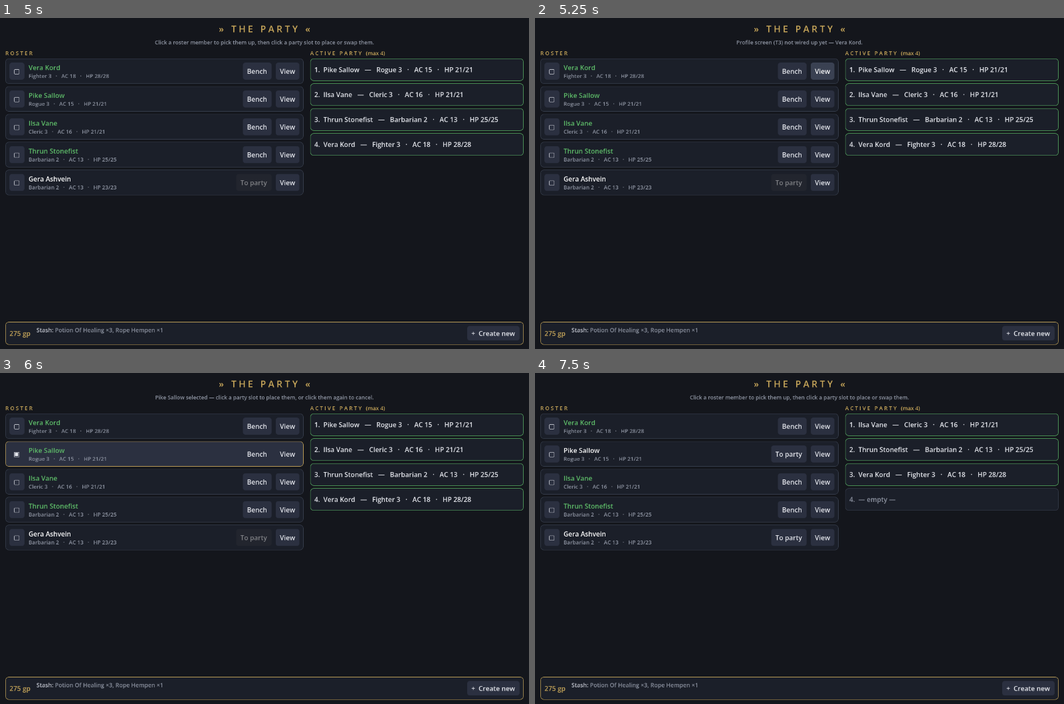
Above: before the commit, frames 1-4 (two rows, left to right).
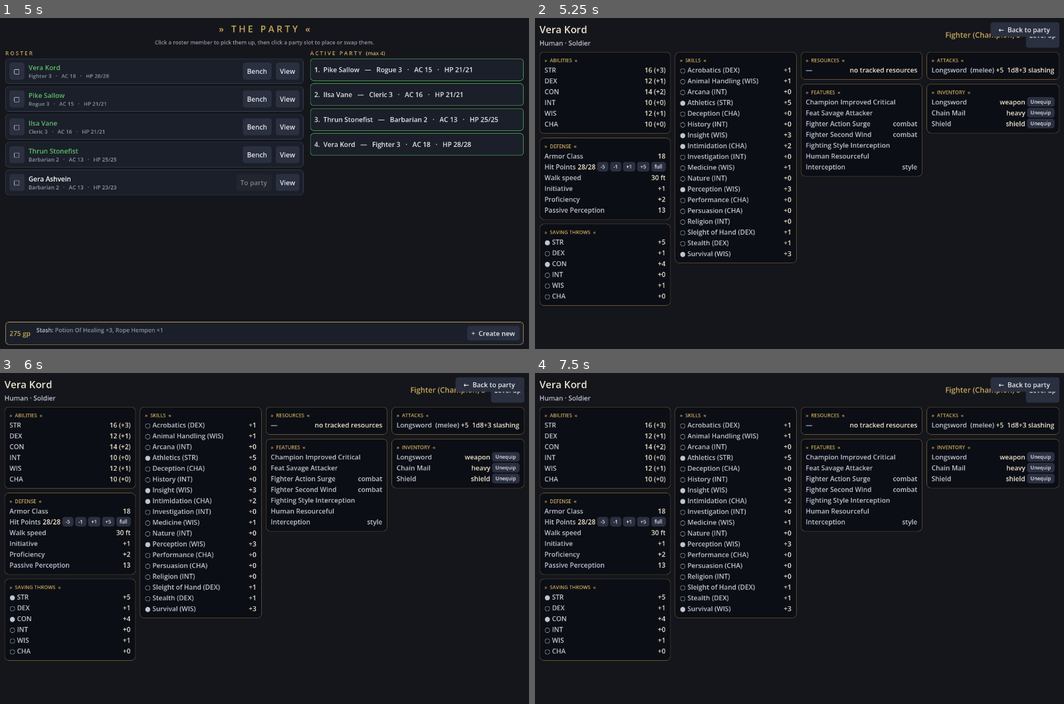
Above: after the commit, the same moments.

Repository: EgecanOzcakar/sorcmerc
Game: Godot game, scene res://scenes/party/party.tscn
The game is run twice, just before and just after one commit, with the same random seed, the same clock (stepped at 60 frames per second) and the same inputs. This scene is started directly instead of the project's main scene.
Inputs (mouse positions are in pixels of both pictures, inside the frame that each line leads up to):
- Up to frame 1 (5 s): click "+ Create new" at 0.5 s; click "+ Create new" at 1.25 s; click "▢" at 2 s; click "▣" at 2.75 s; click "Bench" at 3.5 s; click "To party" at 4.25 s
- Up to frame 2 (5.25 s): click "View" at 5 s
- Up to frame 3 (6 s): click "▢" at 5.75 s
- Up to frame 4 (7.5 s): click (550, 452) at 6.5 s, where only the run before the commit has a clickable "▣"; click "Bench" at 7.25 s

Frame 1 is identical in both runs. In frame 2, 14% of the frame differs, in the area x 0-100%, y 1-99%; in frame 3, 17%; in frame 4, 14%.

Commit message:
T4: wire the View button to T3's profile scene as an overlay
T3 landed scenes/profile/profile.tscn; open it over the party screen and
re-read summaries on close (the profile can spend resources / take damage).
Falls back to the stub message if the scene is missing.

Co-Authored-By: Claude Opus 5 <noreply@anthropic.com>

Diff:
--- a/scenes/party/party.gd
+++ b/scenes/party/party.gd
@@ -244,10 +244,31 @@
 	# exist yet.
 	_hint.text = "Character creator (T1) not wired up yet."
 
+const PROFILE_SCENE := "res://scenes/profile/profile.tscn"
+
+# T3's profile, opened as a full-screen overlay so the party state stays live.
+# The profile can spend resources / damage the character, so we re-read on close.
 func _on_view_profile(id: String) -> void:
-	# TODO(T3): change_scene_to_file("res://scenes/profile/profile.tscn") with the
-	# selected character. That scene does not exist yet — checked 2026-09-10.
-	_hint.text = "Profile screen (T3) not wired up yet — %s." % party.summary(id).get("name", id)
+	var ch = party.get_member(id)
+	if ch == null:
+		return
+	if not ResourceLoader.exists(PROFILE_SCENE):
+		_hint.text = "Profile screen (T3) not available yet."
+		return
+	var overlay := Control.new()
+	overlay.set_anchors_preset(Control.PRESET_FULL_RECT)
+	add_child(overlay)
+	var prof = load(PROFILE_SCENE).instantiate()
+	overlay.add_child(prof)
+	prof.set_character(ch)
+	var back := Button.new()
+	back.text = "←  Back to party"
+	back.set_anchors_preset(Control.PRESET_TOP_RIGHT)
+	back.offset_left = -180; back.offset_top = 12; back.offset_right = -16
+	back.pressed.connect(func():
+		overlay.queue_free()
+		_refresh())
+	overlay.add_child(back)
 
 # --- theme (mirrors scenes/main.gd's) -------------------------------------
 
